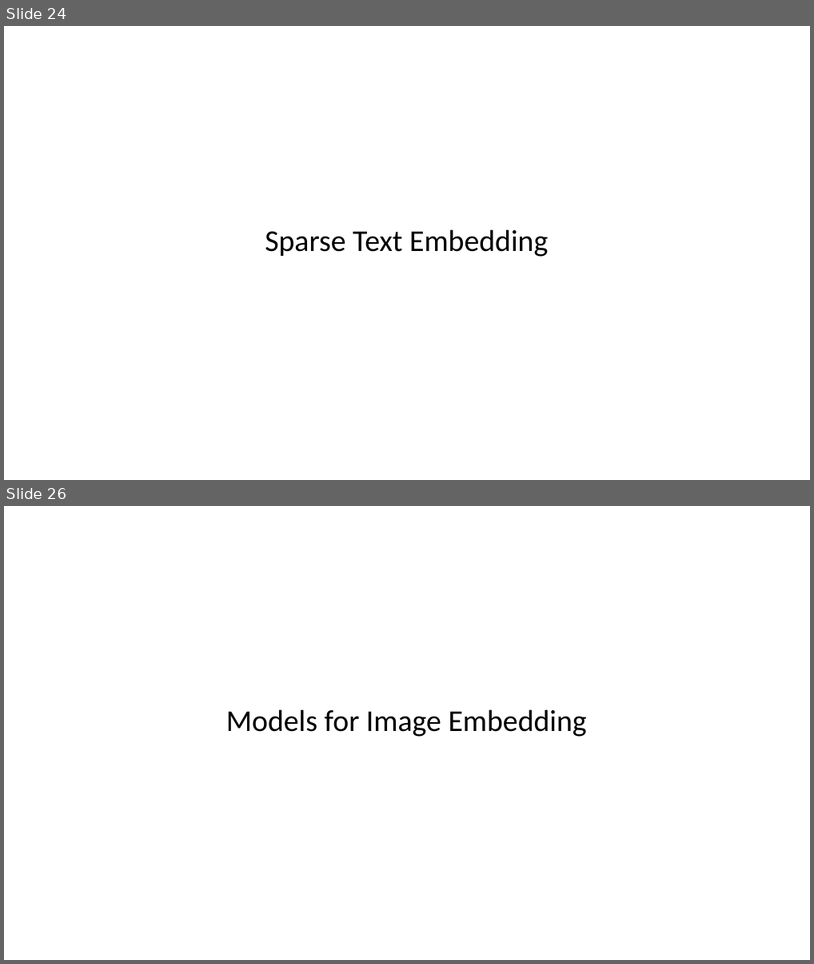
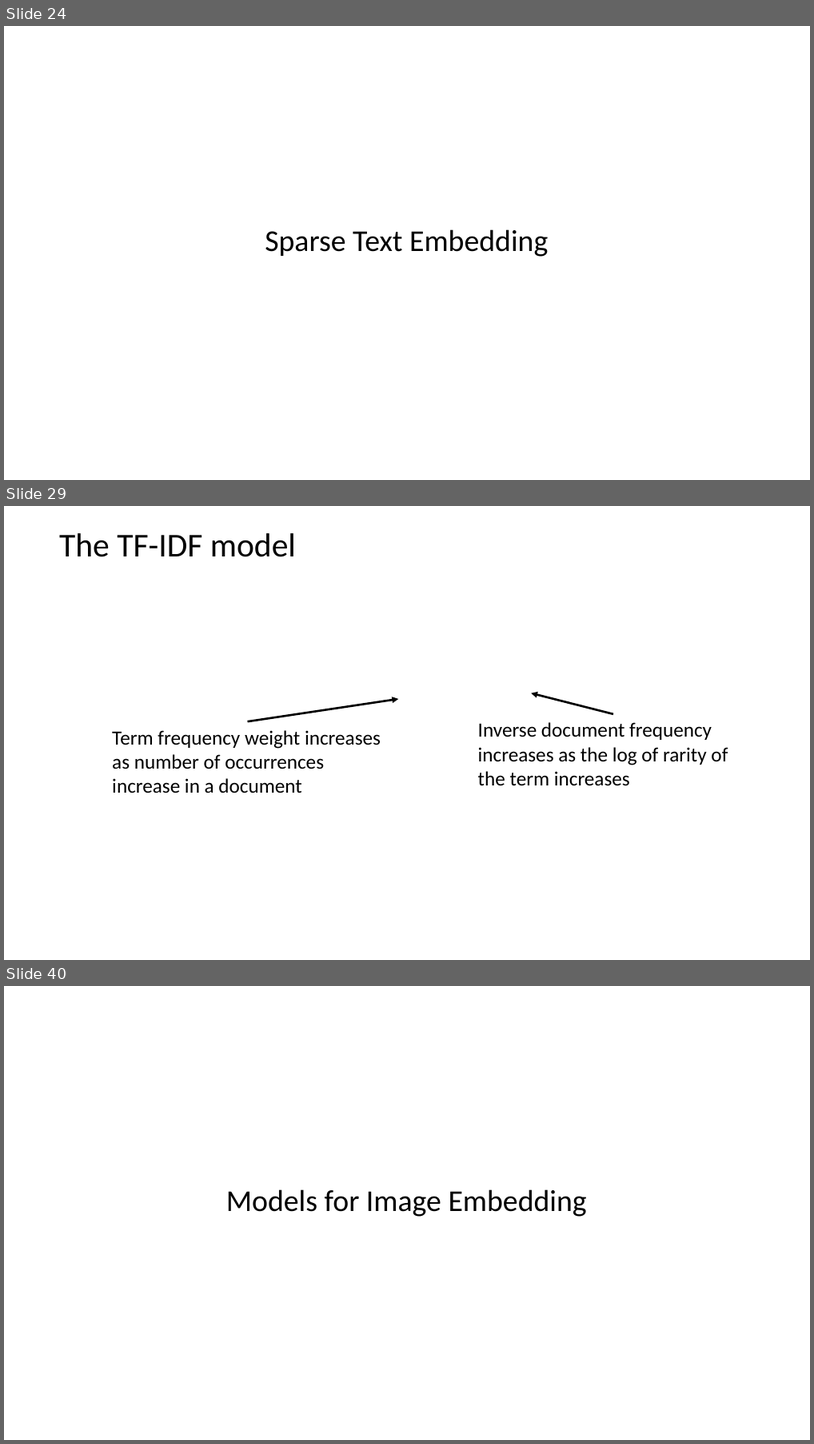
Before and after one commit to harelgabainew/school1, a slide deck: slides/7_DocumentWebSearching.pptx. Shown one above the other, each under a label of ours: slides 24 and 26 before the commit, slides 24, 29 and 40 after it; the slides between them are not shown. The pictures are 814x964 and 814x1444 pixels, drawn with LibreOffice and Linux fonts; fonts in the diff are those of the drawing; grey boxes stand for pictures. Boxes give left, top, right and bottom in pixels: in the first picture for what was removed or moved away, otherwise in the second. Text is boxed around its words. In the diff, an @@ line names an element or a change of style, - is before the commit and + after.

Commit message:
Added slides on sparse search retriever-received model and sparse vector embedding

```diff
--- a/slides/7_DocumentWebSearching.pptx
+++ b/slides/7_DocumentWebSearching.pptx
@@ slide 29 added at (x1=4, y1=506, x2=810, y2=960), background #FFFFFF @@
@@ title added at (x1=59, y1=533, x2=296, y2=557), 39.6 pt, text #000000 @@
+The TF-IDF model
@@ arrow added from (614, 714) to (531, 693), #000000 2.5 pt @@
@@ arrow added from (248, 721) to (398, 699), #000000 2.5 pt @@
@@ text added at (x1=112, y1=730, x2=381, y2=793), 24 pt, text #000000 @@
+Term frequency weight increases as number of occurrences increase in a document
@@ text added at (x1=478, y1=722, x2=728, y2=786), 24 pt, text #000000 @@
+Inverse document frequency increases as the log of rarity of the term increases
@@ what was slide 26 is now slide 40 @@
```
Also in this commit, not shown: 5 slides changed, 13 other slides added, 57 slides removed.
